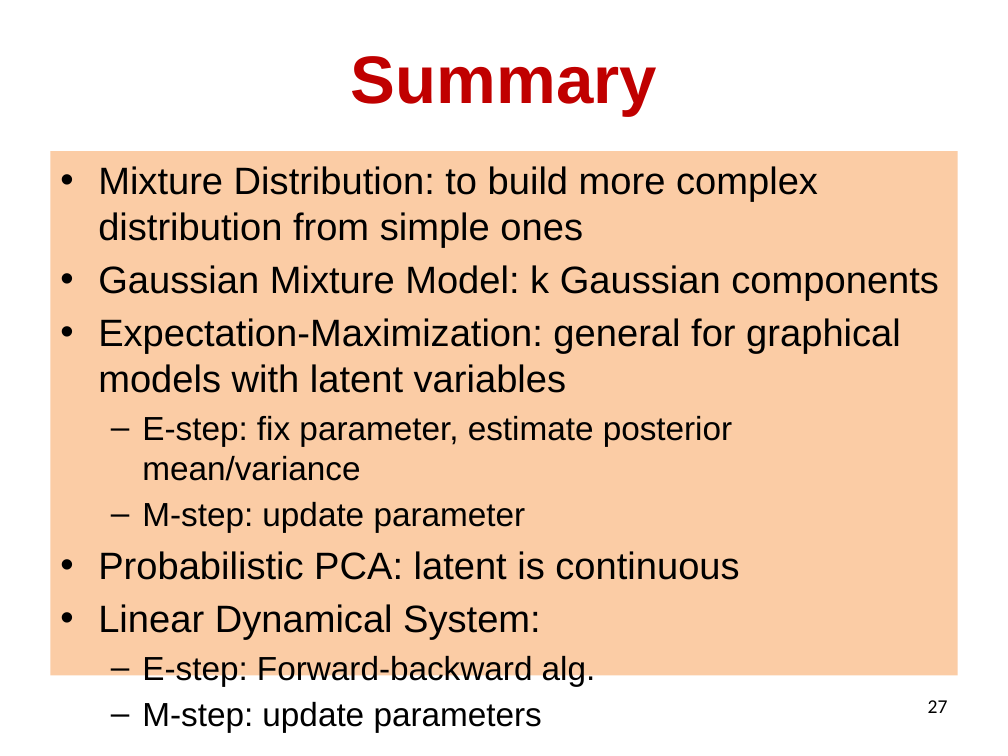
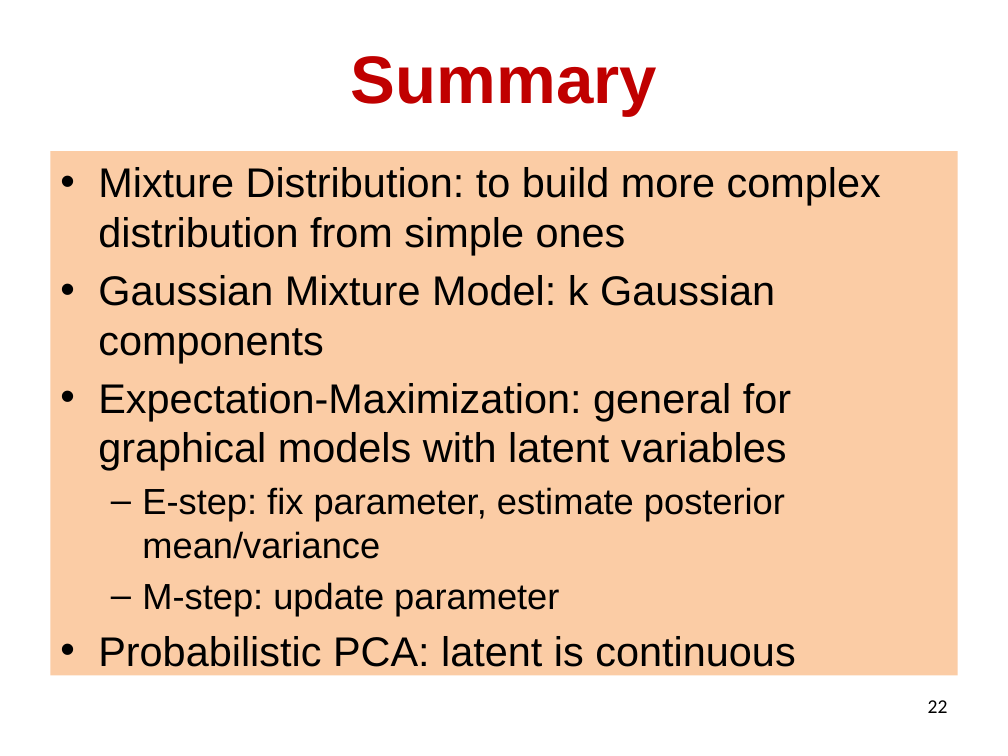
Before and after one commit to lileicc/ucsbcs291k_machine_learning_fall2022, a slide deck: slide 22 of lectures/10_gmm_annotated.pptx (slide 27 before the commit). Drawn at 1008x756 pixels with LibreOffice and Linux fonts; fonts in the diff are those of the drawing. Boxes give left, top, right and bottom in pixels: in the first picture for what was removed or moved away, otherwise in the second. Text is boxed around its words. In the diff, an @@ line names an element or a change of style, - is before the commit and + after.

Commit message:
update lectures

```diff
--- a/lectures/10_gmm_annotated.pptx
+++ b/lectures/10_gmm_annotated.pptx
@@ text "Mixture Distribution: to build more ..." at (50,151,958,675): size 27.2 to 29.6 pt in "Mixture Distribution: to build more complex distribution ...", "Gaussian Mixture Model: k Gaussian components", "Expectation-Maximization: general for graphical models with  ...", "Probabilistic PCA: latent is continuous"; size 23.8 to 25.9 pt in "E-step: fix parameter, estimate posterior mean/variance", "M-step: update parameter" @@
@@ text at (98,604,596,686): paragraphs removed @@
-• Linear Dynamical System:
-  – E-step: Forward-backward alg.
-  – M-step: update parameters
@@ page number at (928,700,948,713): text changed @@
-27
+22
```
Also in this commit, not shown: 6 other slides changed, 1 slide added, 6 slides removed, 4 other files.
